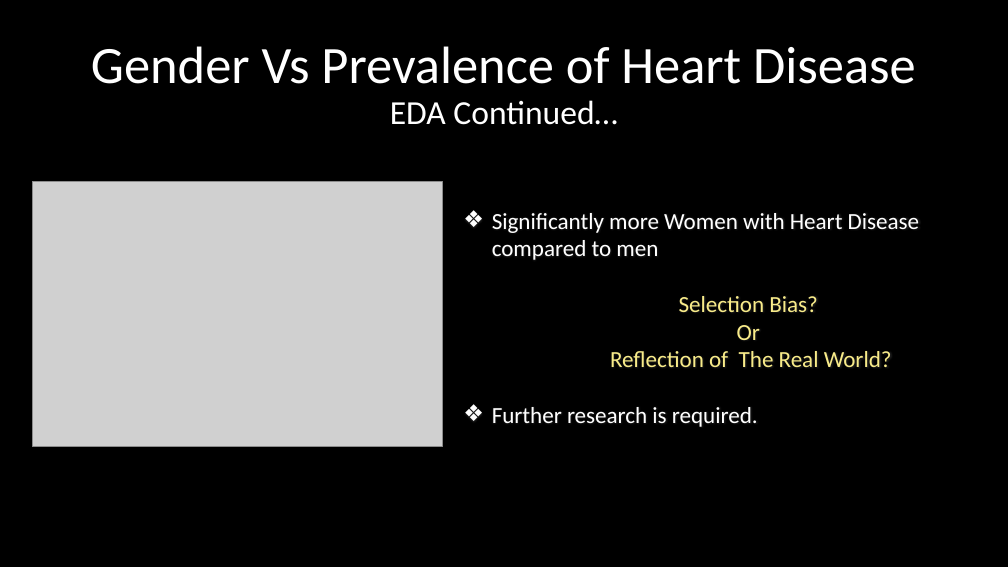
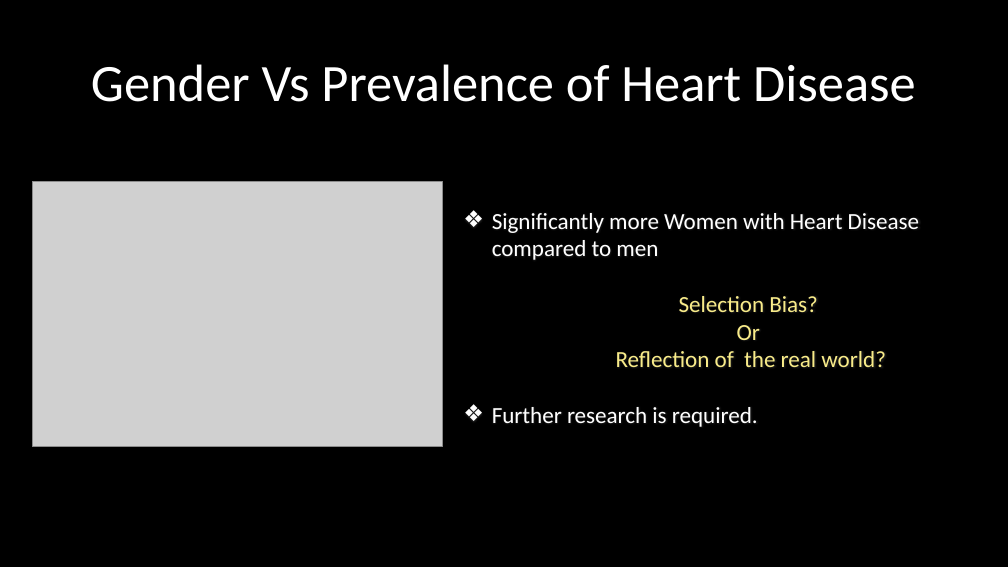
Before and after one commit to nawanacoyle/Heart-disease-project, a slide deck: slide 9 of Heart-Disease-Project.pptx (slide 8 before the commit). Drawn at 1008x567 pixels with LibreOffice and Linux fonts; fonts in the diff are those of the drawing; grey boxes stand for pictures; background and template pictures are left out. Boxes give left, top, right and bottom in pixels: in the first picture for what was removed or moved away, otherwise in the second. Text is boxed around its words. In the diff, an @@ line names an element or a change of style, - is before the commit and + after.

```diff
--- a/Heart-Disease-Project.pptx
+++ b/Heart-Disease-Project.pptx
@@ title at [91, 64, 916, 102]: text changed @@
-Gender Vs Prevalence of Heart Disease
-EDA Continued…
+Gender Vs Prevalence of Heart Disease
@@ text at [616, 351, 886, 368]: text changed @@
-  Reflection of The Real World?
+  Reflection of the real world?
```
Also in this commit, not shown: 4 other slides changed, 1 slide added, 2 other files.
